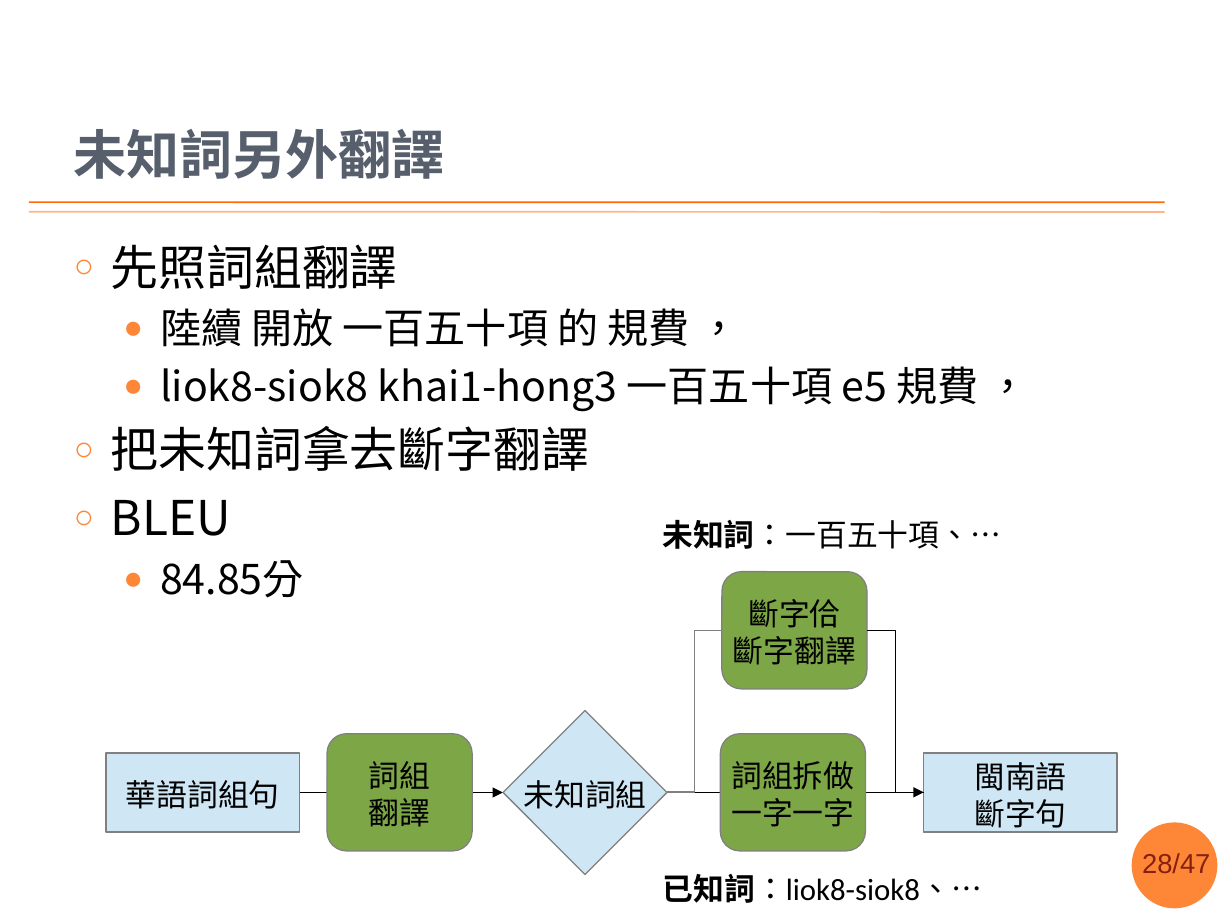
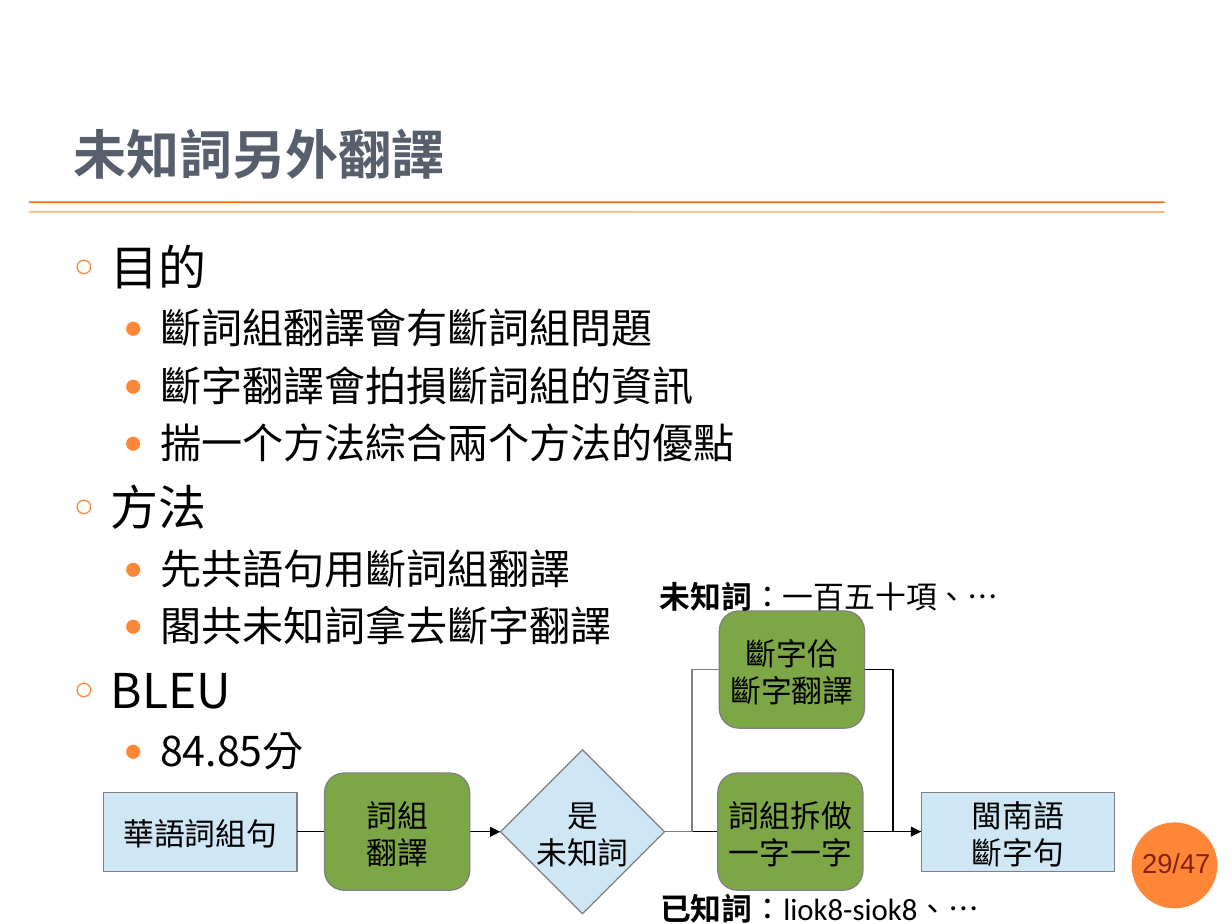
Before and after one commit to sih4sing5hong5/po3-ko3_tau5-iann2-phinn3, a slide deck: slide 29 of 翻譯報告.pptx (slide 28 before the commit). Drawn at 1232x924 pixels with LibreOffice and Linux fonts; fonts in the diff are those of the drawing; background and template pictures are left out. Boxes give left, top, right and bottom in pixels: in the first picture for what was removed or moved away, otherwise in the second. Text is boxed around its words. In the diff, an @@ line names an element or a change of style, - is before the commit and + after.

```diff
--- a/翻譯報告.pptx
+++ b/翻譯報告.pptx
@@ text at (111,244,735,645): text changed @@
-○ 先照詞組翻譯
-  ● 陸續 開放 一百五十項 的 規費 ，
-  ● liok8-siok8 khai1-hong3 一百五十項 e5 規費 ，
-○ 把未知詞拿去斷字翻譯
+○ 目的
+  ● 斷詞組翻譯會有斷詞組問題
+  ● 斷字翻譯會拍損斷詞組的資訊
+  ● 揣一个方法綜合兩个方法的優點
+○ 方法
+  ● 先共語句用斷詞組翻譯
+  ● 閣共未知詞拿去斷字翻譯
@@ text "未知詞：一百五十項、…" rewrapped from (662,520,1001,549) to (660,582,999,617) @@
@@ 2 rounded rectangles, 1 rectangle, 1 diamond, 1 line, 1 elbow line: place and size @@
-2 rounded rectangles, 1 rectangle, 1 diamond, 1 line, 1 elbow line at (106,572,924,875)
+2 rounded rectangles, 1 rectangle, 1 diamond, 1 line, 1 elbow line at (103,611,922,914)
@@ 1 rounded rectangle, 1 rectangle, 1 arrow, 1 elbow arrow: place and size @@
-1 rounded rectangle, 1 rectangle, 1 arrow, 1 elbow arrow at (299,631,1117,851)
+1 rounded rectangle, 1 rectangle, 1 arrow, 1 elbow arrow at (297,669,1115,890)
@@ text in diamond at (536,802,628,873): text changed @@
-未知詞組
+是
+未知詞
@@ page number at (1142,853,1210,873): text changed @@
-28/47
+29/47
@@ text "已知詞：liok8-siok8、…" rewrapped from (663,874,982,903) to (660,889,979,923) @@
```
Also in this commit, not shown: 14 other slides changed, 4 slides added, 3 slides removed.
